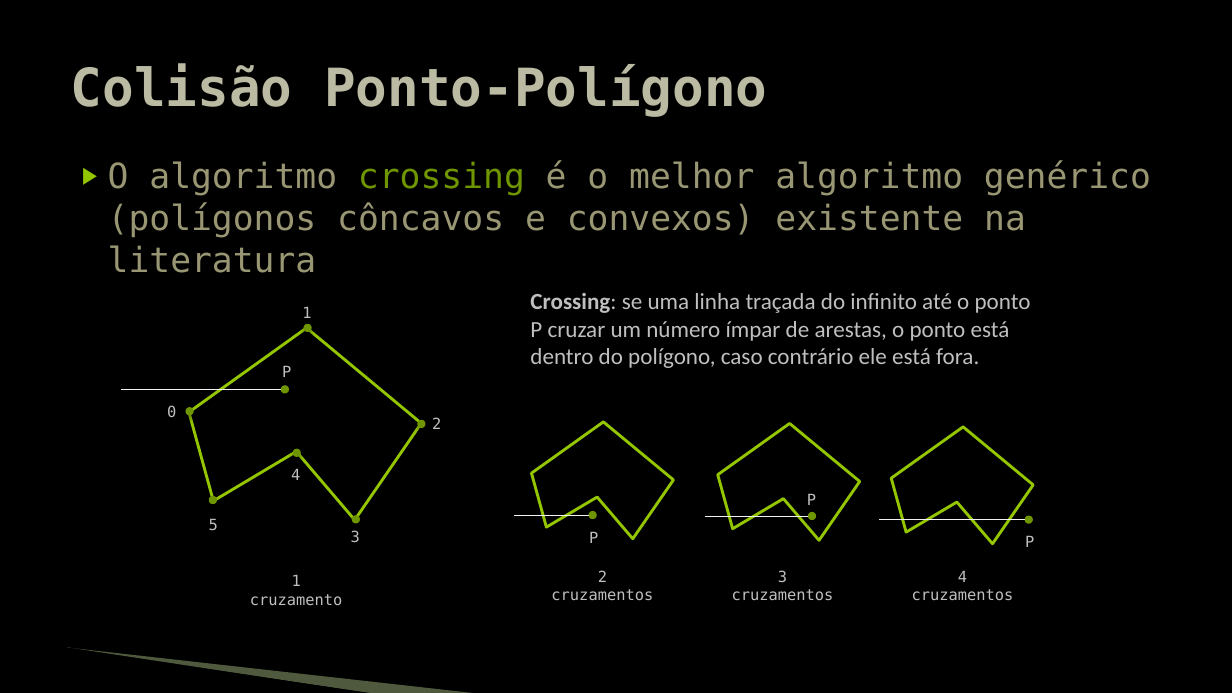
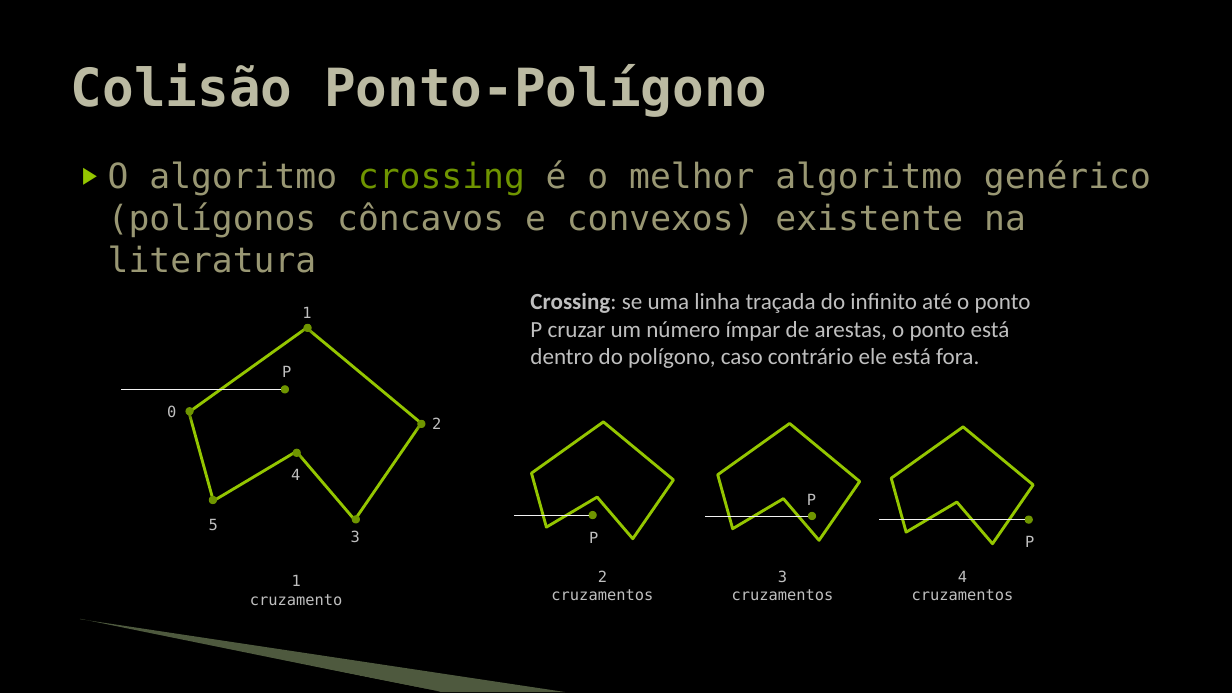
Before and after one commit to JudsonSS/Jogos, a slide deck: slide 7 of Slides/23. Colisão Avançada.pptx. Drawn at 1232x693 pixels with LibreOffice and Linux fonts; fonts in the diff are those of the drawing; background and template pictures are left out. Boxes give left, top, right and bottom in pixels: in the first picture for what was removed or moved away, otherwise in the second. Text is boxed around its words. In the diff, an @@ line names an element or a change of style, - is before the commit and + after.

```diff
--- a/Slides/23. Colisão Avançada.pptx
+++ b/Slides/23. Colisão Avançada.pptx
@@ freeform shape: place and size @@
-freeform shape at box(66, 649, 374, 693)
+freeform shape at box(78, 621, 440, 692)
@@ freeform shape: place and size @@
-freeform shape at box(67, 648, 481, 693)
+freeform shape at box(80, 619, 566, 692)
```
Also in this commit, not shown: 11 other slides changed.
